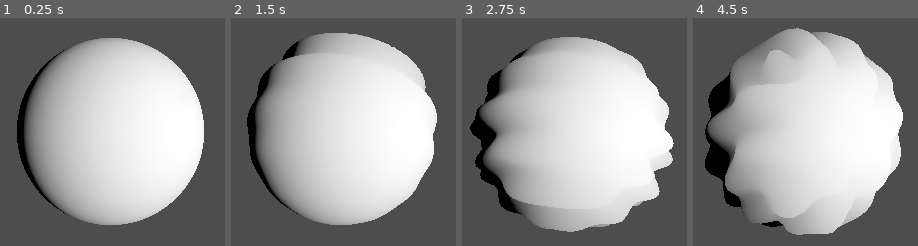
Above: before the commit, frames 1-4 (left to right).
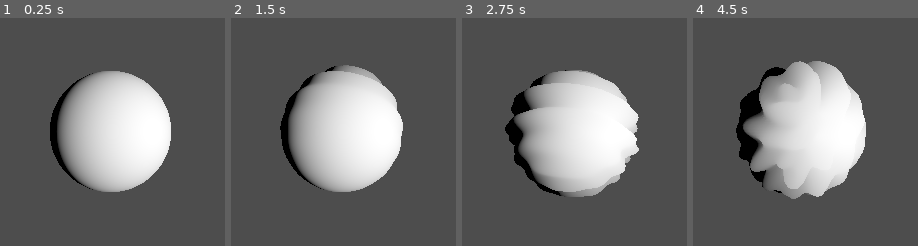
Above: after the commit, the same moments.

Repository: Routund/Earth_shakers
Game: Godot game, scene res://test.tscn
Same seed, same stepped clock (60 frames per second), same inputs: the game is played once before the commit and once after it.
Inputs:
- Up to frame 1 (0.25 s): no input
- Up to frame 2 (1.5 s): tap Enter at 0.5 s; hold Right (right) 0.53-1.28 s; tap Space (jump) at 0.77 s; hold A (left) from 1.28 s (still down)
- Up to frame 3 (2.75 s): tap Space (jump) at 1.52 s; release A (left) at 2.03 s; hold Right (right) from 2.03 s (still down)
- Up to frame 4 (4.5 s): tap Space (jump) at 3.02, 3.77 s; release Right (right) at 3.53 s; hold A (left) from 3.53 s (still down)

The runs differ from the first frame. In frame 1, 38% of the frame differs, in the area x 7-91%, y 8-91%; in frame 2, 40%; in frame 3, 41%; in frame 4, 44%, in the area x 5-94%, y 4-96%.

Commit message:
Added Sphere

Diff:
--- a/UvSphere.gd
+++ b/UvSphere.gd
@@ -25,50 +25,6 @@
 	randomize()
 	surface_array.resize(Mesh.ARRAY_MAX)
 
-	# Vertex indices.
-	var thisrow = 0
-	var prevrow = 0
-	var point = 0
-
-	# Loop over rings.
-	for i in range(rings + 1):
-		var v = float(i) / rings
-		var w = sin(PI * v)
-		var y = cos(PI * v)
-
-		# Loop over segments in ring.
-		for j in range(radial_segments + 1):
-			var u = float(j) / radial_segments
-			var x = sin(u * PI * 2.0)
-			var z = cos(u * PI * 2.0)
-			var vert = Vector3(x * radius * w, y * radius, z * radius * w)
-			verts.append(vert)
-			normals.append(vert.normalized())
-			uvs.append(Vector2(u, v))
-			point += 1
-
-			# Create triangles in ring using indices.
-			if i > 0 and j > 0:
-				indices.append(prevrow + j - 1)
-				indices.append(prevrow + j)
-				indices.append(thisrow + j - 1)
-
-				indices.append(prevrow + j)
-				indices.append(thisrow + j)
-				indices.append(thisrow + j - 1)
-
-		prevrow = thisrow
-		thisrow = point
-	# Assign arrays to surface array.
-	surface_array[Mesh.ARRAY_VERTEX] = verts
-	surface_array[Mesh.ARRAY_TEX_UV] = uvs
-	surface_array[Mesh.ARRAY_NORMAL] = normals
-	surface_array[Mesh.ARRAY_INDEX] = indices
-
-	# Create mesh surface from mesh array.
-	# No blendshapes, lods, or compression used.
-	mesh.add_surface_from_arrays(Mesh.PRIMITIVE_TRIANGLES, surface_array)
-
 func add_impact(impact_site : Vector3):
 	impact_site = impact_site.normalized()
 	impact_points.append([impact_site,k])
@@ -86,20 +42,13 @@
 		if len(impact_points)==15:
 			impact_points.pop_at(0)
 
-	recalculate_positions()
-
-	surface_array[Mesh.ARRAY_VERTEX] = verts
-
-	mesh.clear_surfaces()
-	mesh.add_surface_from_arrays(Mesh.PRIMITIVE_TRIANGLES, surface_array)
-
 	if Input.is_action_pressed("left"):
 		rotation.y -= 0.02
 	elif Input.is_action_pressed("right"):
 		rotation.y += 0.02
 
-func recalculate_positions():
-	pass
+#func recalculate_positions():
+	#pass
 	#if len(impact_points) != 0:
 		#for i in range(len(verts)):
 			#var vec_normal : Vector3 = verts[i].normalized()
--- a/planet_wave.gdshader
+++ b/planet_wave.gdshader
@@ -5,7 +5,7 @@
 uniform float radius;
 
 const float e = 2.718281;
-const float dampening = 1.8;
+const float dampening = 2.0;
 const float phase_shift = PI/4.0;
 const float frequency = 15.0;
 
@@ -19,12 +19,12 @@
 		vec4 impact_point = texture(impact_data, vec2(1.0/float(num_impacts) * (float(i) + 0.5),0.0));
 		impact_point.xyz = (impact_point.xyz - vec3(0.5,0.5,0.5)) * 2.0;
 		float angle = acos(dot(vec_normal,impact_point.xyz));
-		float x = max(0,abs(angle - TIME + impact_point.a * 1000.0));
+		float x = abs(angle - TIME + impact_point.a * 1000.0 + 0.4);
 		additive -= 0.1 * pow(e,-dampening * x) * (cos(frequency * x + phase_shift) + sin(frequency*x + phase_shift));
 		i+=1;
 	}
 
-	VERTEX = vec_normal * (radius + additive);
+	VERTEX = vec_normal * (radius + min(2,additive));
 }
 
 void fragment() {
--- a/test.tscn
+++ b/test.tscn
@@ -10,10 +10,12 @@
 render_priority = 0
 shader = ExtResource("1_rjkxh")
 shader_parameter/num_impacts = 1
-shader_parameter/radius = 1.5
+shader_parameter/radius = 1.0
 shader_parameter/impact_data = ExtResource("2_bw1wi")
 
-[sub_resource type="ArrayMesh" id="ArrayMesh_du5ml"]
+[sub_resource type="SphereMesh" id="SphereMesh_qk2dh"]
+radial_segments = 75
+rings = 75
 
 [node name="Node3D" type="Node3D"]
 
@@ -30,6 +32,6 @@
 
 [node name="MeshInstance3D2" type="MeshInstance3D" parent="."]
 material_override = SubResource("ShaderMaterial_cmlmp")
-mesh = SubResource("ArrayMesh_du5ml")
+mesh = SubResource("SphereMesh_qk2dh")
 skeleton = NodePath("")
 script = ExtResource("3_g7t4r")
Binary file changed: impact_img.png
